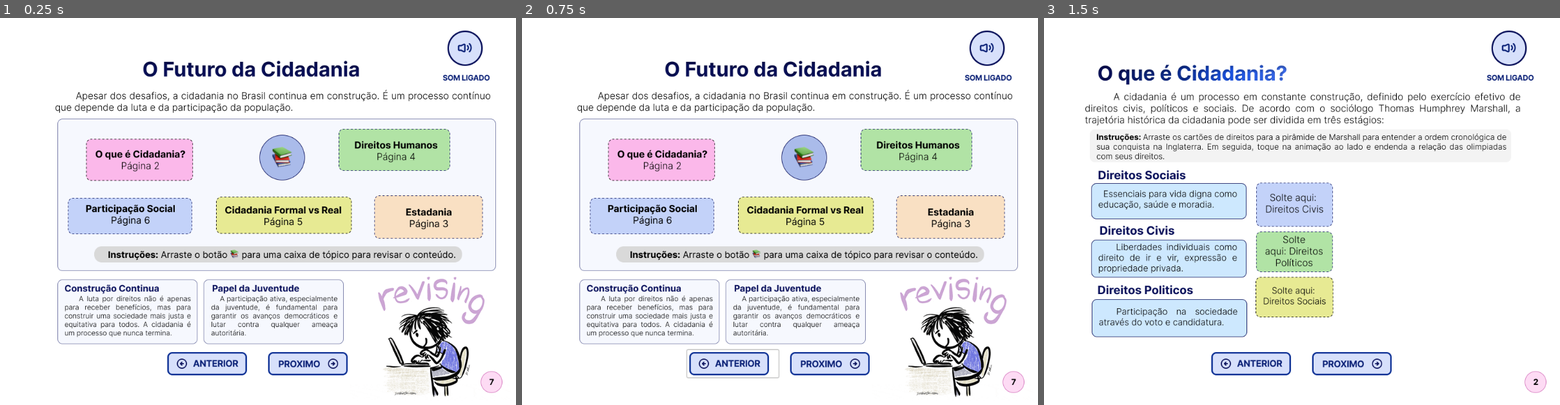
Above: before the commit, frames 1-3 (left to right).
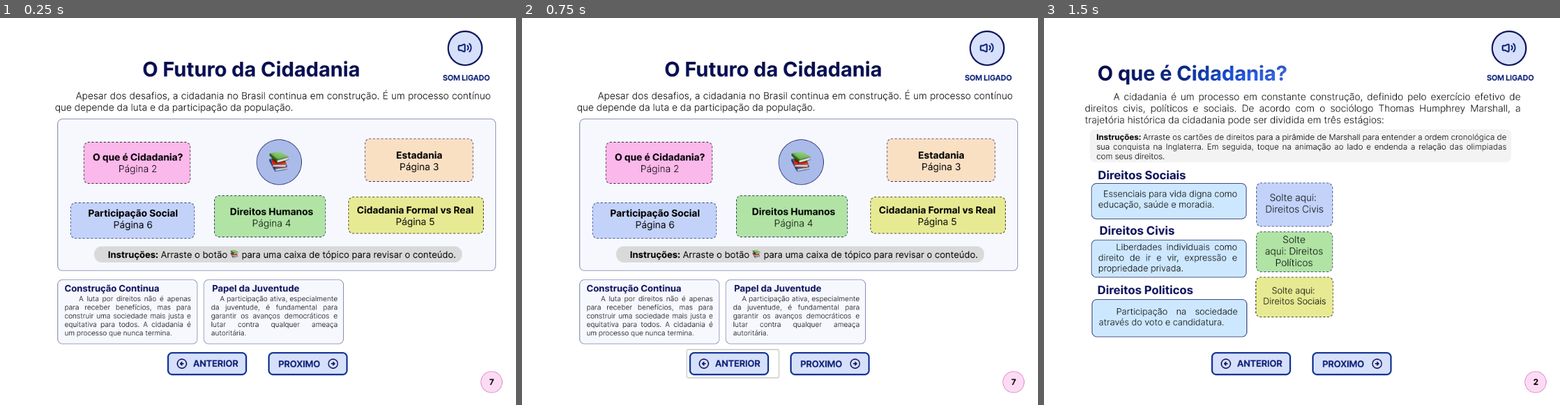
Above: after the commit, the same moments.

Repository: beatrizldsantos/ebook-direitos-e-cidadania
Game: Godot game, scene res://scenes/frame7_futuro.tscn
Two runs of this game, one before a commit and one after it. Both use one fixed random seed, a clock stepped at 60 frames per second and the inputs below. This scene is started directly instead of the project's main scene. Video files are missing from this copy of the repository; at most half a second of black plays in their place.
Inputs (mouse positions are in pixels of both pictures, inside the frame that each line leads up to):
- Up to frame 1 (0.25 s): no input
- Up to frame 2 (0.75 s): click (733, 362) at 0.5 s
- Up to frame 3 (1.5 s): click (1348, 362) at 1.25 s

The runs differ from the first frame. In frame 1, 14% of the frame differs, in the area x 13-94%, y 28-98%; in frame 2, 14%; in frame 3, nothing differs.

Commit message:
feat: implementar sistema de drag and drop com exibição de balões informativos

Diff:
--- a/project.godot
+++ b/project.godot
@@ -12,7 +12,7 @@
 
 config/name="Direitos e Cidadania"
 run/main_scene="uid://m375as3rko2b"
-config/features=PackedStringArray("4.4", "Forward Plus")
+config/features=PackedStringArray("4.5", "Forward Plus")
 config/icon="res://icon.svg"
 
 [autoload]
--- a/scenes/frame7_futuro.tscn
+++ b/scenes/frame7_futuro.tscn
@@ -1,47 +1,160 @@
-[gd_scene load_steps=5 format=3 uid="uid://bo4r6a78x4m81"]
+[gd_scene load_steps=17 format=3 uid="uid://bo4r6a78x4m81"]
 
-[ext_resource type="Texture2D" uid="uid://cr4lb14wtpeep" path="res://assets/images/Frame 7 - O Futuro da Cidadania.png" id="1_yy8fh"]
+[ext_resource type="Script" uid="uid://b0gsok8rgxr5j" path="res://scripts/InteracoeFrame7.gd" id="1_vdvws"]
+[ext_resource type="Texture2D" uid="uid://duqadxgtlq6ql" path="res://assets/images/Components_Frame 7/balaoRealxFormal.png" id="2_ew34d"]
+[ext_resource type="Texture2D" uid="uid://c6q1pfwc2u7sa" path="res://assets/images/Frame 7 - O Futuro da Cidadania (2).png" id="2_y0n1r"]
 [ext_resource type="Texture2D" uid="uid://cdfopk5gj6w6n" path="res://assets/button/ant_capa.png" id="4_vdvws"]
 [ext_resource type="Script" uid="uid://d26rndu622wp5" path="res://scripts/buttons.gd" id="5_bc2i1"]
+[ext_resource type="Texture2D" uid="uid://djuilssv0slmx" path="res://assets/images/Components_Frame 7/C_part_social.png" id="6_bc2i1"]
 [ext_resource type="Texture2D" uid="uid://c44a0li12xthv" path="res://assets/button/prox.png" id="6_y2r1v"]
+[ext_resource type="Texture2D" uid="uid://ck36cyhxs1cn7" path="res://assets/images/Components_Frame 7/C_part_cidadania_formal.png" id="7_y2r1v"]
+[ext_resource type="Texture2D" uid="uid://b3shfjnr03ql7" path="res://assets/images/Components_Frame 7/balaoParticipSocial.png" id="8_8kdit"]
+[ext_resource type="Texture2D" uid="uid://5glxfccboam8" path="res://assets/images/Components_Frame 7/C_estadania.png" id="8_y0n1r"]
+[ext_resource type="Texture2D" uid="uid://7hcdbspg4h1u" path="res://assets/images/Components_Frame 7/C_direitos_humanos.png" id="9_ealhy"]
+[ext_resource type="Texture2D" uid="uid://dgy5dsxuu4d8i" path="res://assets/images/Components_Frame 7/balaooquecidadania.png" id="10_ew34d"]
+[ext_resource type="Texture2D" uid="uid://btgdo1mk2g7fd" path="res://assets/images/Components_Frame 7/C_o_que_e_cidadania.png" id="11_8kdit"]
+[ext_resource type="Texture2D" uid="uid://bl2fpk5uttv8v" path="res://assets/images/Components_Frame 7/Botao_de_arrastar.png" id="11_y0n1r"]
+[ext_resource type="Texture2D" uid="uid://pmfl7a58vpyn" path="res://assets/images/Components_Frame 7/balaoEstadania.png" id="12_ytrj8"]
+[ext_resource type="Texture2D" uid="uid://drvthp208bwm3" path="res://assets/images/Components_Frame 7/balaoDireitosHumanoos.png" id="14_hfr50"]
 
-[node name="Frame7_tscn" type="Node2D"]
+[node name="Frame7_tscn" type="Node2D" groups=["page7"]]
+script = ExtResource("1_vdvws")
+tex_balao_cidadania = ExtResource("2_ew34d")
+tex_balao_estadania = ExtResource("12_ytrj8")
+tex_balao_direitos = ExtResource("14_hfr50")
+tex_balao_participacao = ExtResource("8_8kdit")
+tex_balao_oque_e_cid = ExtResource("10_ew34d")
 
-[node name="Control" type="Control" parent="."]
+[node name="ControlFundodeTela" type="Control" parent="."]
+layout_mode = 3
+anchors_preset = 0
+metadata/_edit_use_anchors_ = true
+
+[node name="Fundo de tela" type="TextureRect" parent="ControlFundodeTela"]
+layout_mode = 0
+offset_right = 1024.0
+offset_bottom = 768.0
+texture = ExtResource("2_y0n1r")
+
+[node name="Interacoes" type="Control" parent="."]
 layout_mode = 3
 anchors_preset = 0
 offset_right = 40.0
 offset_bottom = 40.0
+metadata/_edit_use_anchors_ = true
 
-[node name="TextureRect" type="TextureRect" parent="Control"]
+[node name="Topics" type="Control" parent="Interacoes"]
+anchors_preset = 0
+offset_right = 40.0
+offset_bottom = 40.0
+metadata/_edit_use_anchors_ = true
+
+[node name="TopicItem_ParticipacaoSocial" type="TextureRect" parent="Interacoes/Topics"]
 layout_mode = 1
 anchors_preset = -1
-anchor_right = 25.6
-anchor_bottom = 19.2
-offset_right = -984.0
-offset_bottom = -728.0
-texture = ExtResource("1_yy8fh")
+anchor_left = 3.5000002
+anchor_top = 9.150001
+anchor_right = 9.650001
+anchor_bottom = 10.950001
+offset_left = -1.5258789e-05
+offset_top = -3.0517578e-05
+offset_right = -3.0517578e-05
+offset_bottom = -3.0517578e-05
+mouse_filter = 0
+texture = ExtResource("6_bc2i1")
+stretch_mode = 5
 
-[node name="VBoxContainer" type="VBoxContainer" parent="."]
+[node name="TopicItem_Cidadania" type="TextureRect" parent="Interacoes/Topics"]
+layout_mode = 1
+anchors_preset = -1
+anchor_left = 17.275002
+anchor_top = 8.875
+anchor_right = 23.925001
+anchor_bottom = 10.700001
+offset_left = -6.1035156e-05
+offset_right = 2.999939
+offset_bottom = -3.0517578e-05
+mouse_filter = 0
+texture = ExtResource("7_y2r1v")
+stretch_mode = 5
+
+[node name="TopicItem_Estadania" type="TextureRect" parent="Interacoes/Topics"]
+layout_mode = 1
+anchors_preset = -1
+anchor_left = 18.1
+anchor_top = 5.9750004
+anchor_right = 23.475
+anchor_bottom = 8.35
+offset_top = -1.5258789e-05
+offset_bottom = -9.0
+mouse_filter = 0
+texture = ExtResource("8_y0n1r")
+stretch_mode = 5
+
+[node name="TopicItem_DireitosHumanos" type="TextureRect" parent="Interacoes/Topics"]
+layout_mode = 1
+anchors_preset = -1
+anchor_left = 10.625001
+anchor_top = 8.8
+anchor_right = 16.150002
+anchor_bottom = 10.875001
+offset_left = -3.0517578e-05
+offset_right = -6.1035156e-05
+offset_bottom = -3.0517578e-05
+mouse_filter = 0
+texture = ExtResource("9_ealhy")
+stretch_mode = 5
+
+[node name="TopicItem_OQueECid" type="TextureRect" parent="Interacoes/Topics"]
+layout_mode = 1
+anchors_preset = -1
+anchor_left = 4.15
+anchor_top = 6.15
+anchor_right = 9.450001
+anchor_bottom = 8.225
+offset_right = -3.0517578e-05
+mouse_filter = 0
+texture = ExtResource("11_8kdit")
+stretch_mode = 5
+
+[node name="VBoxContainerBotao" type="VBoxContainer" parent="."]
 offset_left = 328.0
 offset_top = 659.0
 offset_right = 694.0
 offset_bottom = 713.0
 
-[node name="HBoxContainer" type="HBoxContainer" parent="VBoxContainer"]
+[node name="HBoxContainer" type="HBoxContainer" parent="VBoxContainerBotao"]
 layout_mode = 2
 
-[node name="anterior" type="Button" parent="VBoxContainer/HBoxContainer"]
+[node name="anterior" type="Button" parent="VBoxContainerBotao/HBoxContainer"]
 layout_mode = 2
 icon = ExtResource("4_vdvws")
 flat = true
 script = ExtResource("5_bc2i1")
 
-[node name="proximo" type="Button" parent="VBoxContainer/HBoxContainer"]
+[node name="proximo" type="Button" parent="VBoxContainerBotao/HBoxContainer"]
 layout_mode = 2
 icon = ExtResource("6_y2r1v")
 flat = true
 script = ExtResource("5_bc2i1")
 
-[connection signal="pressed" from="VBoxContainer/HBoxContainer/anterior" to="VBoxContainer/HBoxContainer/anterior" method="pagAnterior"]
-[connection signal="pressed" from="VBoxContainer/HBoxContainer/proximo" to="VBoxContainer/HBoxContainer/proximo" method="proxPag"]
+[node name="DragButton" type="TextureButton" parent="."]
+anchors_preset = -1
+anchor_left = 12.725
+anchor_top = 6.025
+anchor_right = 14.975
+anchor_bottom = 8.275001
+offset_left = 509.0
+offset_top = 241.0
+offset_right = 599.0
+offset_bottom = 331.0
+texture_normal = ExtResource("11_y0n1r")
+
+[node name="BalaoFeedback" type="TextureRect" parent="DragButton"]
+layout_mode = 0
+offset_top = -150.0
+offset_bottom = -96.0
+mouse_filter = 2
+
+[connection signal="pressed" from="VBoxContainerBotao/HBoxContainer/anterior" to="VBoxContainerBotao/HBoxContainer/anterior" method="pagAnterior"]
+[connection signal="pressed" from="VBoxContainerBotao/HBoxContainer/proximo" to="VBoxContainerBotao/HBoxContainer/proximo" method="proxPag"]
--- /dev/null
+++ b/scripts/InteracoeFrame7.gd
@@ -0,0 +1,73 @@
+extends Node2D
+@export_group("Texturas dos Balões")
+@export var tex_balao_cidadania: Texture2D
+@export var tex_balao_estadania: Texture2D
+@export var tex_balao_direitos: Texture2D
+@export var tex_balao_participacao: Texture2D
+@export var tex_balao_oque_e_cid: Texture2D
+
+
+@onready var drag_button: TextureButton = $DragButton
+@onready var balao_feedback: TextureRect = $DragButton/BalaoFeedback
+
+@onready var topic_cidadania = $Interacoes/Topics/TopicItem_Cidadania
+@onready var topic_estadania = $Interacoes/Topics/TopicItem_Estadania
+@onready var topic_direitos = $Interacoes/Topics/TopicItem_DireitosHumanos
+@onready var topic_participacao = $Interacoes/Topics/TopicItem_ParticipacaoSocial
+@onready var topic_oque_e_cid = $Interacoes/Topics/TopicItem_OQueECid # <--- NOVO NÓ
+
+
+var is_dragging: bool = false
+var drag_offset: Vector2 = Vector2.ZERO
+var mapas_de_interacao: Dictionary = {}
+
+func _ready() -> void:
+	mapas_de_interacao = {
+		topic_cidadania: tex_balao_cidadania,
+		topic_estadania: tex_balao_estadania,
+		topic_direitos: tex_balao_direitos,
+		topic_participacao: tex_balao_participacao,
+		topic_oque_e_cid: tex_balao_oque_e_cid
+	}
+
+	drag_button.button_down.connect(_on_drag_start)
+	drag_button.button_up.connect(_on_drag_end)
+
+	if balao_feedback:
+		balao_feedback.visible = false
+	else:
+		push_error("ALERTA: Crie um TextureRect chamado 'BalaoFeedback' dentro do DragButton")
+
+func _process(_delta: float) -> void:
+	if is_dragging:
+		var mouse_pos = get_global_mouse_position()
+		drag_button.global_position = mouse_pos - drag_offset
+		_verificar_hover_nos_topicos()
+
+func _on_drag_start() -> void:
+	is_dragging = true
+	drag_offset = get_global_mouse_position() - drag_button.global_position
+	drag_button.move_to_front()
+
+func _on_drag_end() -> void:
+	is_dragging = false
+	if balao_feedback:
+		balao_feedback.visible = false
+
+func _verificar_hover_nos_topicos() -> void:
+	var mouse_pos = get_global_mouse_position()
+	var encontrou_algum = false
+
+	for topic_node in mapas_de_interacao.keys():
+		if topic_node and topic_node.get_global_rect().has_point(mouse_pos):
+			_mostrar_balao(mapas_de_interacao[topic_node])
+			encontrou_algum = true
+			break
+
+	if not encontrou_algum and balao_feedback:
+		balao_feedback.visible = false
+
+func _mostrar_balao(textura: Texture2D) -> void:
+	if balao_feedback.texture != textura or not balao_feedback.visible:
+		balao_feedback.texture = textura
+		balao_feedback.visible = true
--- a/scripts/frame 2/frame_2_cidadania.gd
+++ b/scripts/frame 2/frame_2_cidadania.gd
@@ -10,7 +10,7 @@
 
 
 func _ready():
-	# Começa tudo invisível
+
 	pyramid_base.modulate = Color(1,1,1,0)
 	pyramid_mid.modulate  = Color(1,1,1,0)
 	pyramid_top.modulate  = Color(1,1,1,0)
--- a/scripts/frame2.gd
+++ /dev/null
@@ -1,80 +0,0 @@
-extends Node2D
-
-# --- REFERÊNCIAS AOS NODES (Arraste do Inspector) ---
-
-@export_group("Cartões")
-@export var card_civis: Control
-@export var card_politicos: Control
-@export var card_sociais: Control
-
-@export_group("Dropzones")
-@export var drop_civis: Control
-@export var drop_politicos: Control
-@export var drop_sociais: Control
-
-@export_group("Pirâmide")
-@export var pyramid_base: Control
-@export var pyramid_meio: Control
-@export var pyramid_topo: Control
-
-# Estado interno
-var drops_completed = 0
-const TOTAL_DROPS = 3
-
-func _ready():
-	# Garante o estado inicial correto ao carregar a cena
-	reset_activity()
-
-func reset_activity():
-	drops_completed = 0
-
-	# 1. Mostrar todos os Cartões
-	if card_civis: card_civis.visible = true
-	if card_politicos: card_politicos.visible = true
-	if card_sociais: card_sociais.visible = true
-
-	# 2. Mostrar todas as Dropzones
-	if drop_civis: drop_civis.visible = true
-	if drop_politicos: drop_politicos.visible = true
-	if drop_sociais: drop_sociais.visible = true
-
-	# 3. Esconder a Pirâmide (começa apagada)
-	if pyramid_base: pyramid_base.visible = false
-	if pyramid_meio: pyramid_meio.visible = false
-	if pyramid_topo: pyramid_topo.visible = false
-
-	print("Atividade reiniciada.")
-
-# Método chamado pelos scripts das Dropzones
-func card_dropped(type: String):
-	print("Cartão solto corretamente: ", type)
-
-	match type:
-		"civis":
-			# Some cartão e dropzone, aparece base
-			if card_civis: card_civis.visible = false
-			if drop_civis: drop_civis.visible = false
-			if pyramid_base: pyramid_base.visible = true
-			drops_completed += 1
-
-		"politicos":
-			# Some cartão e dropzone, aparece meio
-			if card_politicos: card_politicos.visible = false
-			if drop_politicos: drop_politicos.visible = false
-			if pyramid_meio: pyramid_meio.visible = true
-			drops_completed += 1
-
-		"sociais":
-			# Some cartão e dropzone, aparece topo
-			if card_sociais: card_sociais.visible = false
-			if drop_sociais: drop_sociais.visible = false
-			if pyramid_topo: pyramid_topo.visible = true
-			drops_completed += 1
-
-	check_victory()
-
-func check_victory():
-	# Se todos os 3 drops foram feitos, a pirâmide deve estar completa
-	if drops_completed >= TOTAL_DROPS:
-		print("Parabéns! Pirâmide completa.")
-		# Aqui você pode adicionar lógica extra de vitória se desejar
Binary file added: assets/images/Components_Frame 7/Botao_de_arrastar.png
Not shown, added: assets/images/Components_Frame 7/Botao_de_arrastar.png.import
Binary file added: assets/images/Components_Frame 7/C_direitos_humanos.png
Not shown, changed: assets/images/Components_Frame 7/C_direitos_humanos.png.import
Binary file added: assets/images/Components_Frame 7/C_estadania.png
Not shown, added: assets/images/Components_Frame 7/C_estadania.png.import
Binary file added: assets/images/Components_Frame 7/C_instrucoes.png
Not shown, added: assets/images/Components_Frame 7/C_instrucoes.png.import
Binary file added: assets/images/Components_Frame 7/C_o_que_e_cidadania.png
Not shown, added: assets/images/Components_Frame 7/C_o_que_e_cidadania.png.import
Binary file added: assets/images/Components_Frame 7/C_part_cidadania_formal.png
Not shown, added: assets/images/Components_Frame 7/C_part_cidadania_formal.png.import
(and 17 more such lines)
